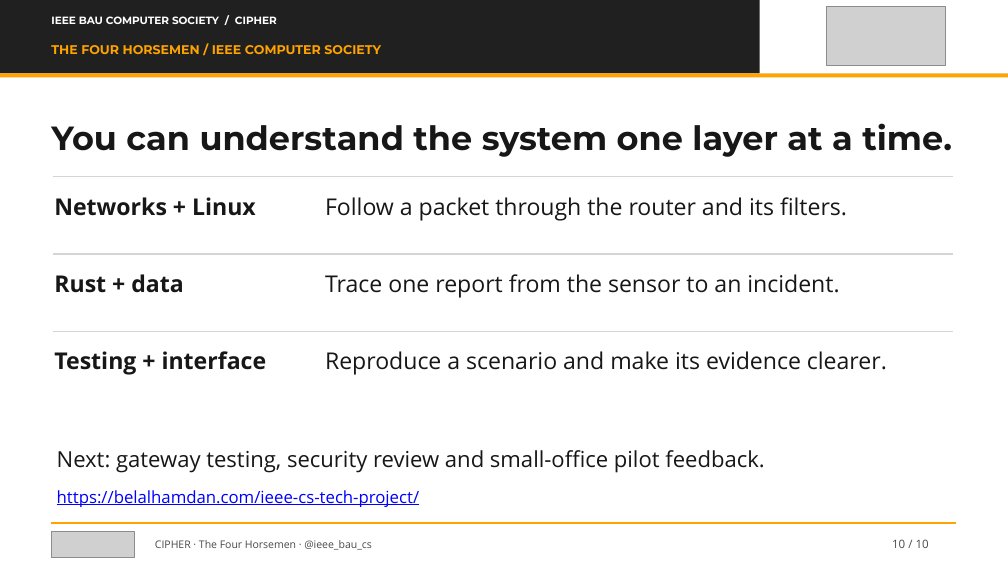
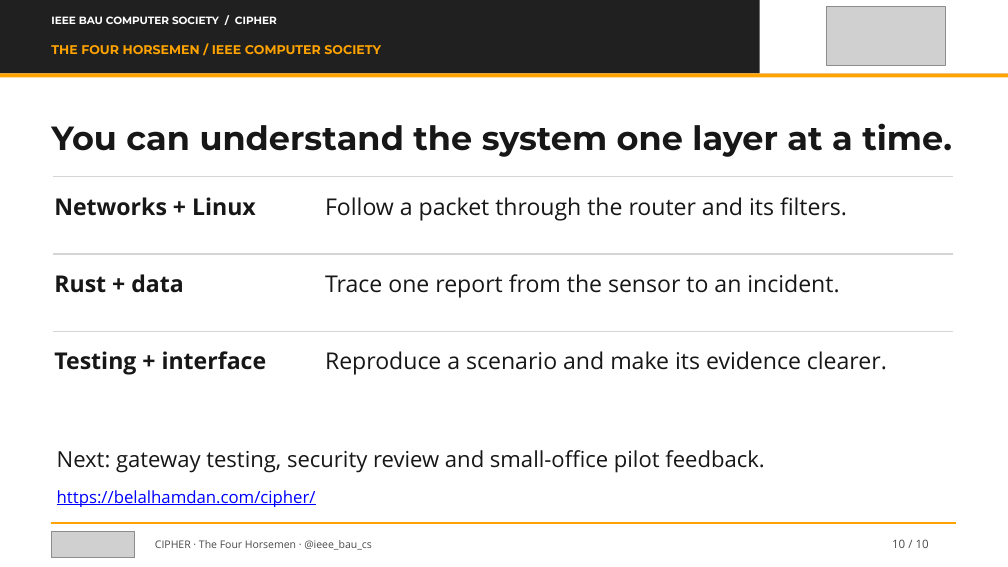
Before and after one commit to Fleptor/cipher, a slide deck: slide 10 of docs/presentation/CIPHER_Slide_Deck_Pitch.pptx. Drawn at 1008x567 pixels with LibreOffice and Linux fonts; fonts in the diff are those of the drawing; grey boxes stand for pictures. Boxes give left, top, right and bottom in pixels: in the first picture for what was removed or moved away, otherwise in the second. Text is boxed around its words. In the diff, an @@ line names an element or a change of style, - is before the commit and + after.

Commit message:
Move CIPHER website and project links to /cipher/

```diff
--- a/docs/presentation/CIPHER_Slide_Deck_Pitch.pptx
+++ b/docs/presentation/CIPHER_Slide_Deck_Pitch.pptx
@@ text at bbox=[57, 490, 316, 507]: text changed @@
-https://belalhamdan.com/ieee-cs-tech-project/
+https://belalhamdan.com/cipher/
```
Also in this commit, not shown: 13 other files.
